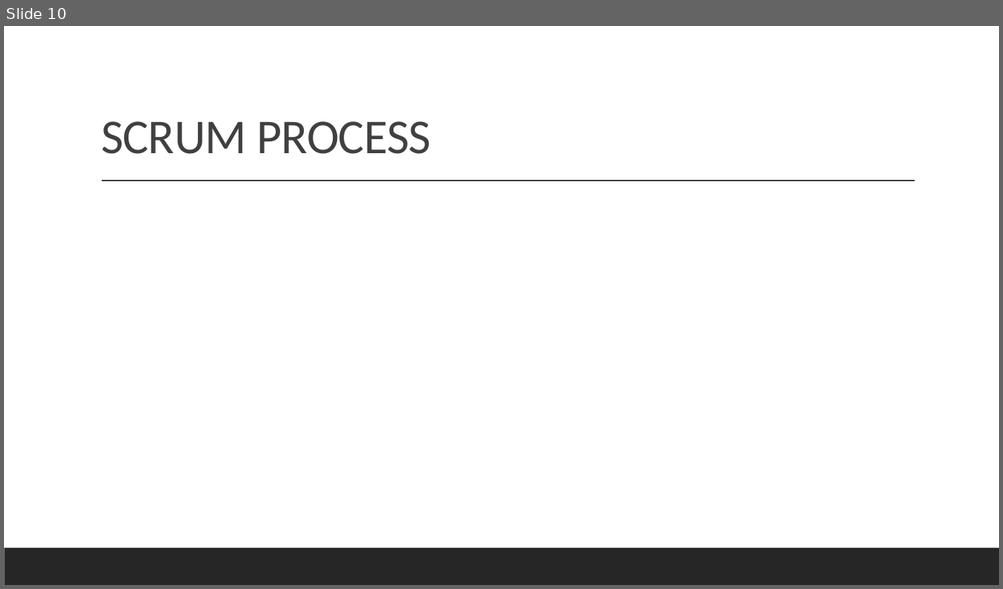
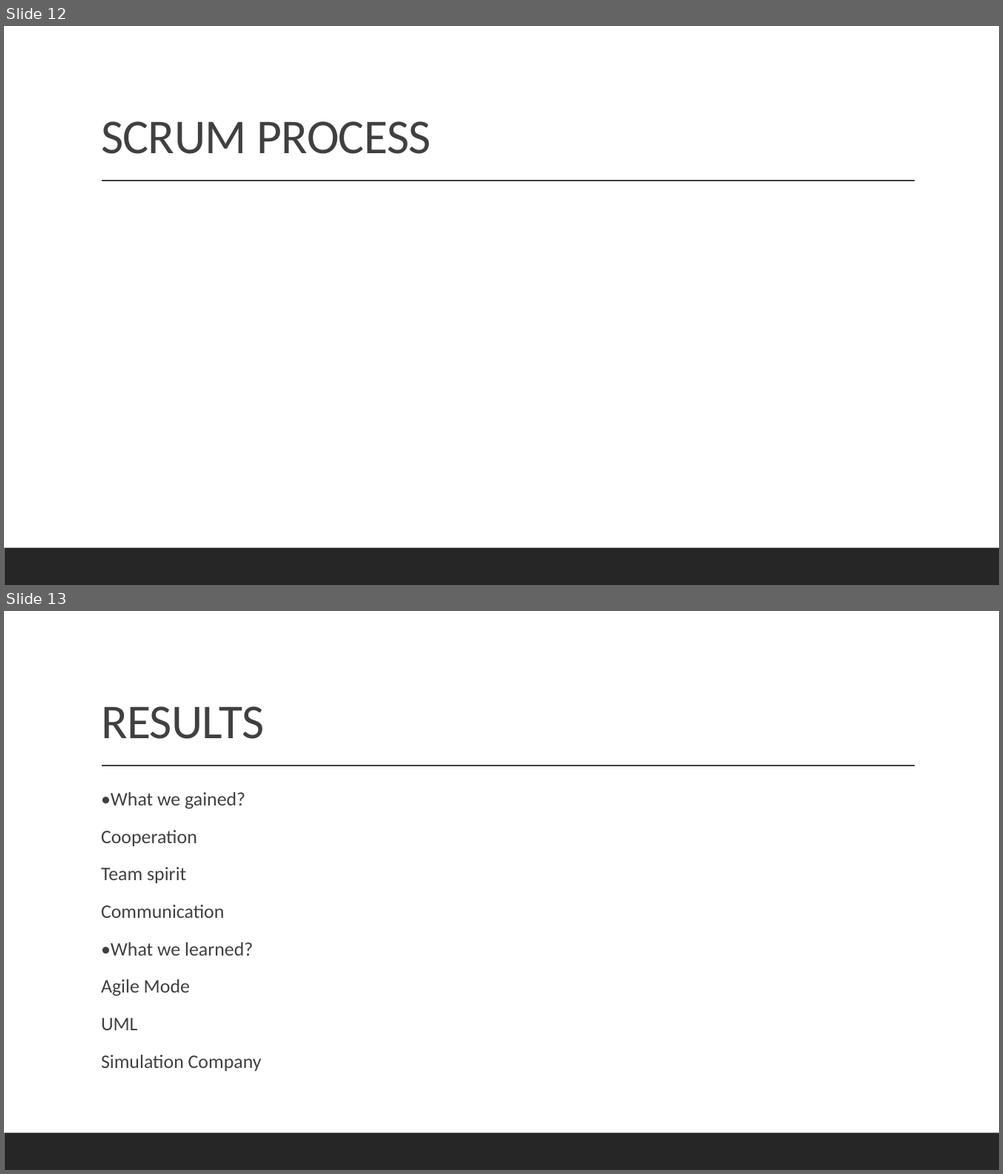
Before and after one commit to zzmaoyuqing/SWA_project, a slide deck: PPT.pptx. Shown one above the other, each under a label of ours: slide 10 before the commit, slides 12 and 13 after it. The pictures are 1003x589 and 1003x1174 pixels, drawn with LibreOffice and Linux fonts; fonts in the diff are those of the drawing. Boxes give left, top, right and bottom in pixels: in the first picture for what was removed or moved away, otherwise in the second. Text is boxed around its words. In the diff, an @@ line names an element or a change of style, - is before the commit and + after.

```diff
--- a/PPT.pptx
+++ b/PPT.pptx
@@ slide 13 added at [4,611,999,1170], background #FFFFFF; not listed: 2 template elements that a slide beside it also shows @@
@@ title added at [101,706,264,739], 47 pt, text #404040 @@
+RESULTS
@@ text added at [101,792,262,1071], 18.5 pt, text #404040 @@
+  •What we gained?
+  Cooperation
+  Team spirit
+  Communication
+  •What we learned?
+  Agile Mode
+  UML
+  Simulation Company
@@ what was slide 10 is now slide 12 @@
```
Also in this commit, not shown: 3 slides changed, 2 other slides added, 1 slide removed.
